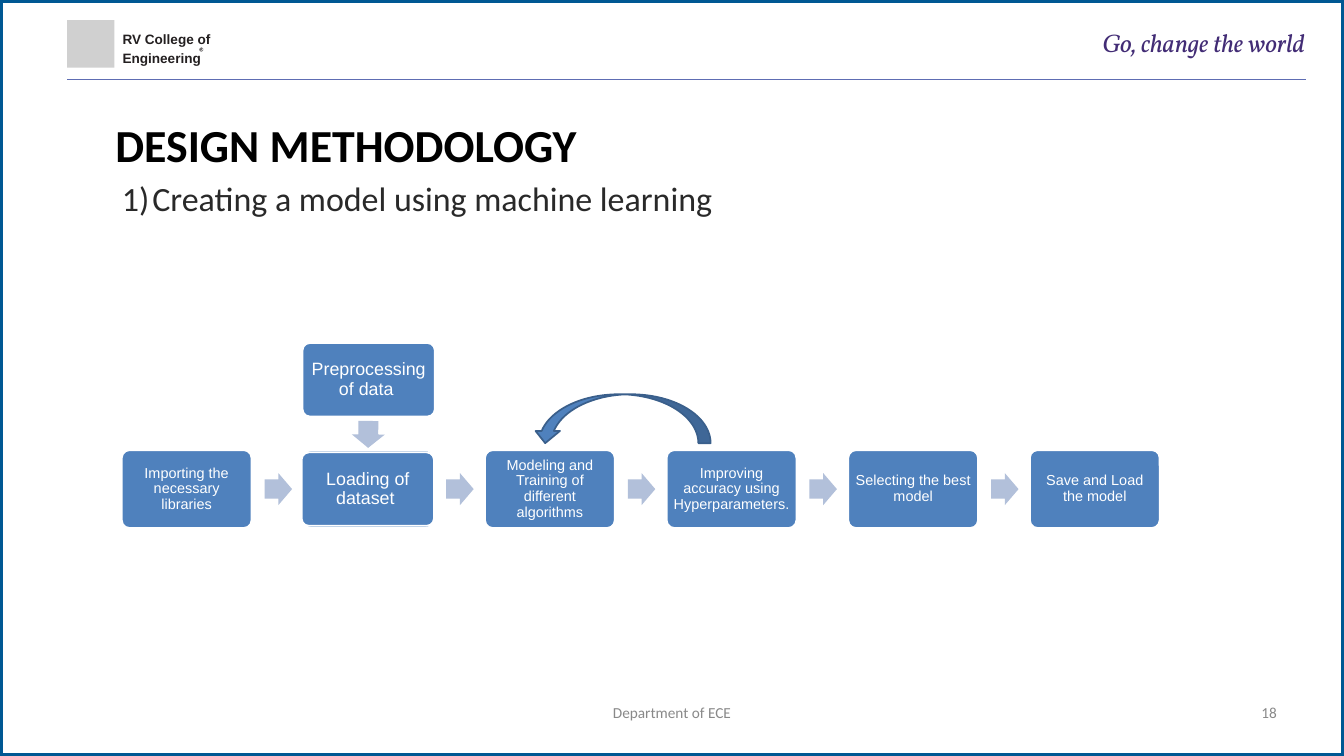
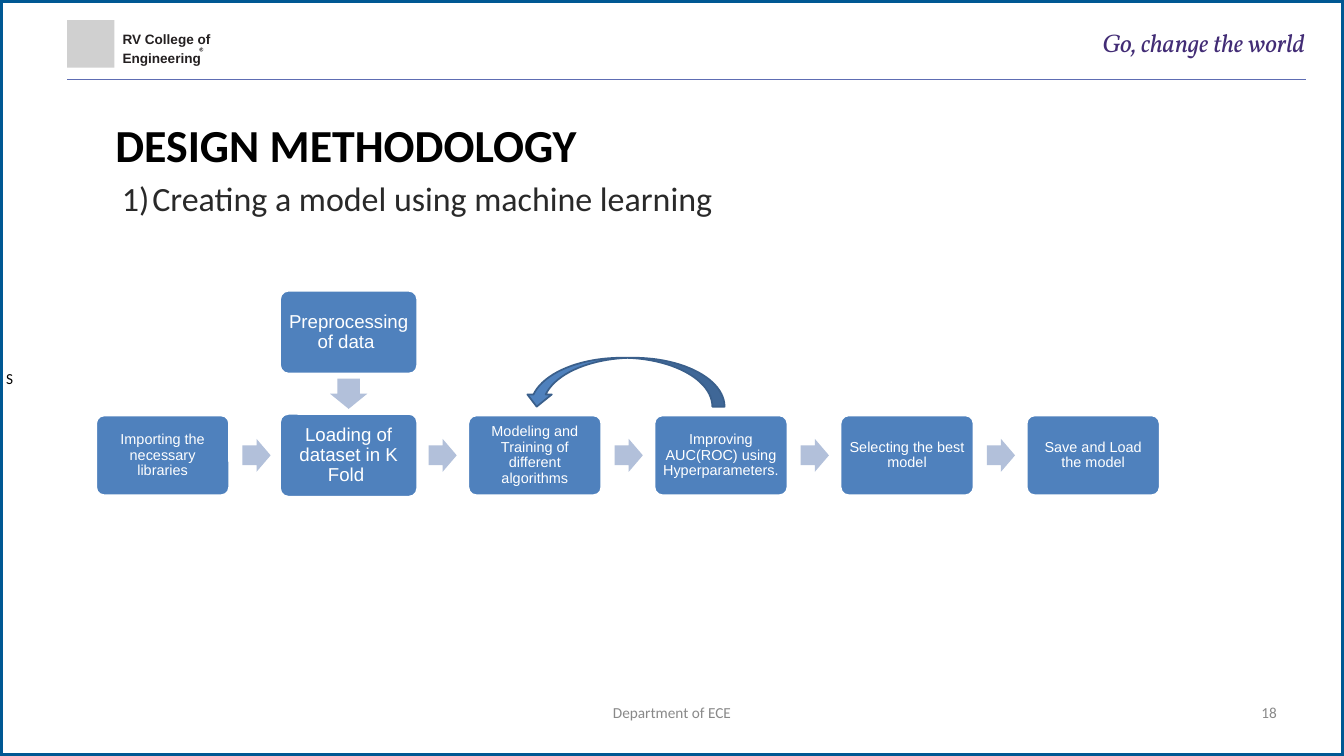
Before and after one commit to mayurraj876/Diabetes-Prediction, a slide deck: slide 18 of PPT and Synopsis/Minor Project .pptx. Drawn at 1344x756 pixels with LibreOffice and Linux fonts; fonts in the diff are those of the drawing; grey boxes stand for pictures. Boxes give left, top, right and bottom in pixels: in the first picture for what was removed or moved away, otherwise in the second. Text is boxed around its words. In the diff, an @@ line names an element or a change of style, - is before the commit and + after.

Commit message:
grid search for all model
used loop approch for grid search on all model

```diff
--- a/PPT and Synopsis/Minor Project .pptx
+++ b/PPT and Synopsis/Minor Project .pptx
@@ rounded rectangle: place and size @@
-rounded rectangle at box(303, 343, 435, 416)
+rounded rectangle at box(280, 291, 417, 373)
@@ text "Preprocessing of data": place and size @@
-text "Preprocessing of data" at box(312, 362, 426, 395)
+text "Preprocessing of data" at box(289, 314, 408, 348)
@@ text "Preprocessing of data" at box(289, 314, 408, 348): size 21 to 22 pt @@
@@ curved up arrow: place and size @@
-curved up arrow at box(533, 394, 711, 443)
+curved up arrow at box(524, 358, 724, 406)
@@ text in rectangle at box(6, 374, 13, 384): text added @@
+S
@@ right arrow: place and size @@
-right arrow at box(351, 421, 385, 448)
+right arrow at box(330, 379, 368, 409)
@@ rounded rectangle: place and size @@
-rounded rectangle at box(122, 450, 251, 527)
+rounded rectangle at box(96, 416, 229, 495)
@@ text "Importing the necessary libraries": place and size @@
-text "Importing the necessary libraries" at box(144, 467, 229, 509)
+text "Importing the necessary libraries" at box(120, 433, 205, 475)
@@ rounded rectangle: place and size @@
-rounded rectangle at box(303, 450, 433, 527)
+rounded rectangle at box(280, 414, 417, 496)
@@ 1 text, 1 right arrow, 1 rounded rectangle: place and size @@
-1 text, 1 right arrow, 1 rounded rectangle at box(485, 450, 655, 527)
+1 text, 1 right arrow, 1 rounded rectangle at box(468, 416, 642, 495)
@@ 2 rounded rectangles, 1 right arrow: place and size @@
-2 rounded rectangles, 1 right arrow at box(667, 450, 978, 527)
+2 rounded rectangles, 1 right arrow at box(655, 416, 973, 495)
@@ right arrow: place and size @@
-right arrow at box(265, 473, 292, 505)
+right arrow at box(243, 439, 271, 472)
@@ text at box(299, 427, 397, 481): text changed; size 21 to 22 pt @@
-Loading of dataset
+Loading of dataset in K Fold
@@ right arrow: place and size @@
-right arrow at box(446, 473, 474, 505)
+right arrow at box(428, 439, 457, 472)
@@ text at box(663, 433, 779, 478): text changed @@
-Improving accuracy using Hyperparameters.
+Improving AUC(ROC) using Hyperparameters.
@@ 2 texts, 1 rounded rectangle, 1 right arrow: place and size @@
-2 texts, 1 rounded rectangle, 1 right arrow at box(856, 450, 1159, 527)
+2 texts, 1 rounded rectangle, 1 right arrow at box(850, 416, 1159, 495)
@@ rounded rectangle removed at box(302, 452, 434, 526) @@
@@ text removed at box(331, 474, 406, 504) @@
-Loading the dataset
```
Also in this commit, not shown: 1 other slide changed, 2 other files.
